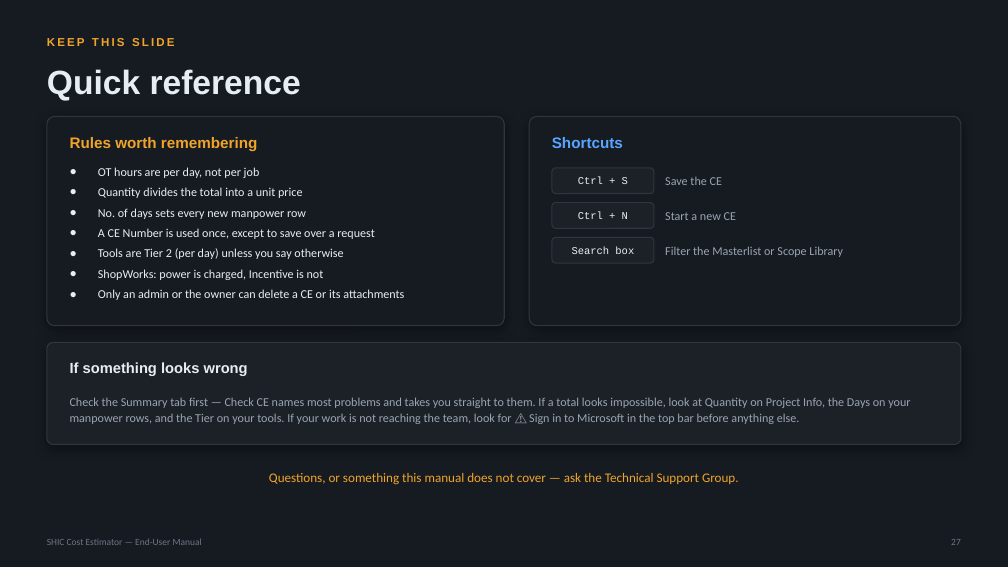
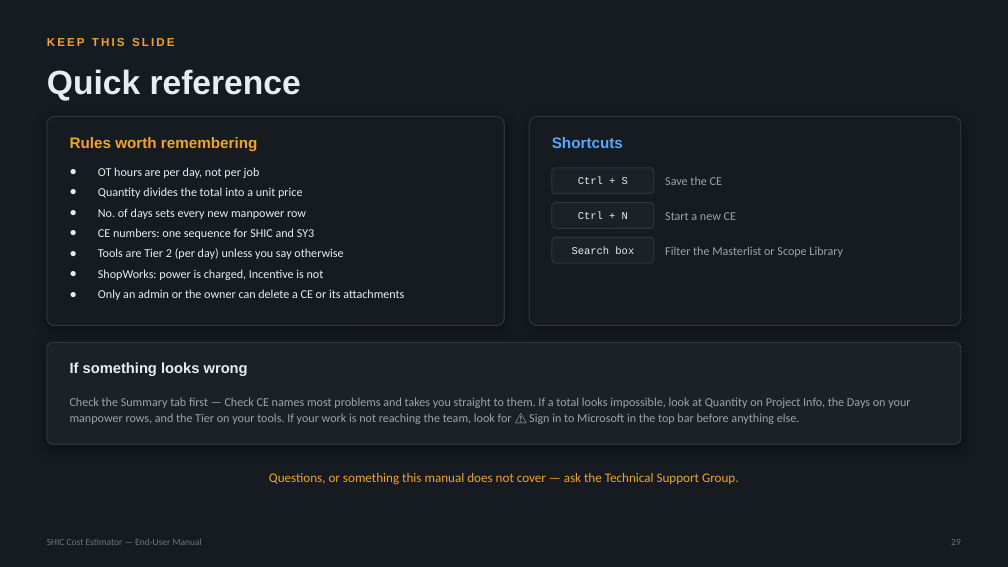
Before and after one commit to SYNERCORE/CostEstimation, a slide deck: slide 29 of docs/SHIC-Cost-Estimator-User-Manual.pptx (slide 27 before the commit). Drawn at 1008x567 pixels with LibreOffice and Linux fonts; fonts in the diff are those of the drawing. Boxes give left, top, right and bottom in pixels: in the first picture for what was removed or moved away, otherwise in the second. Text is boxed around its words. In the diff, an @@ line names an element or a change of style, - is before the commit and + after.

```diff
--- a/docs/SHIC-Cost-Estimator-User-Manual.pptx
+++ b/docs/SHIC-Cost-Estimator-User-Manual.pptx
@@ text at bbox=[98, 228, 314, 239]: text changed @@
-● A CE Number is used once, except to save over a request
+● CE numbers: one sequence for SHIC and SY3
```
Also in this commit, not shown: 17 other slides changed, 2 slides added.
